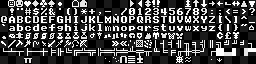
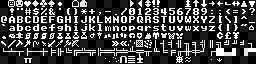
Layer changes from the first 256 x 64 image to the second:
painted on "Background" over (x1=72, y1=40, x2=87, y2=48)
